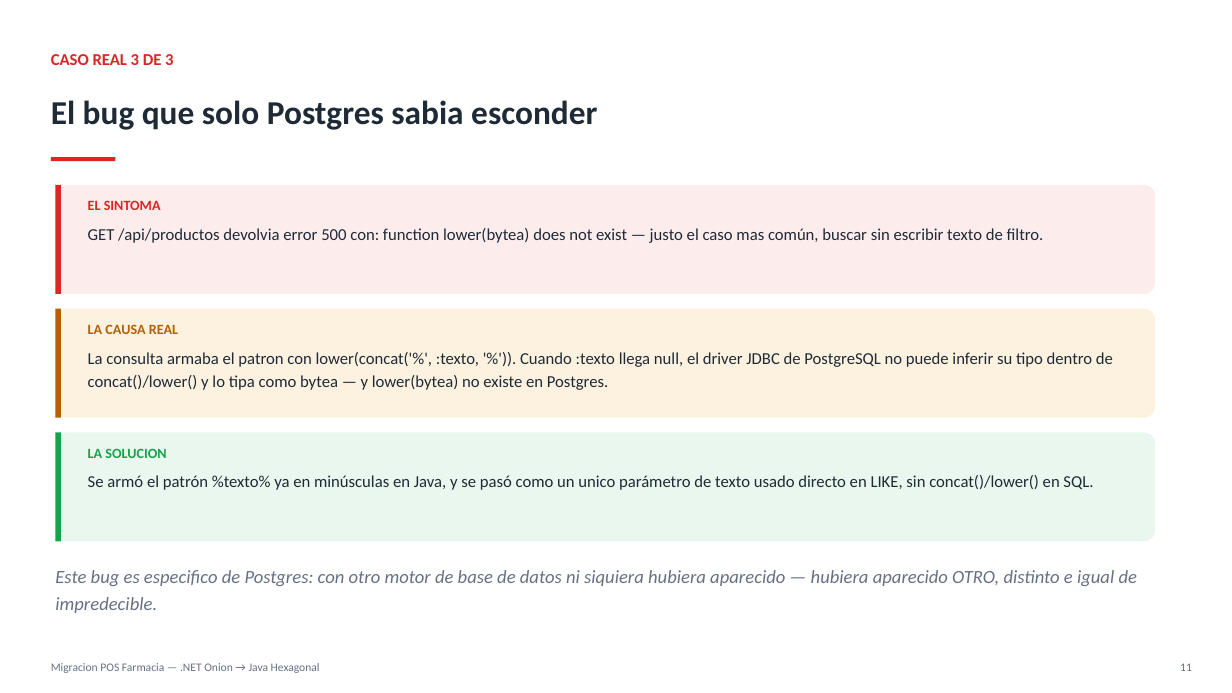
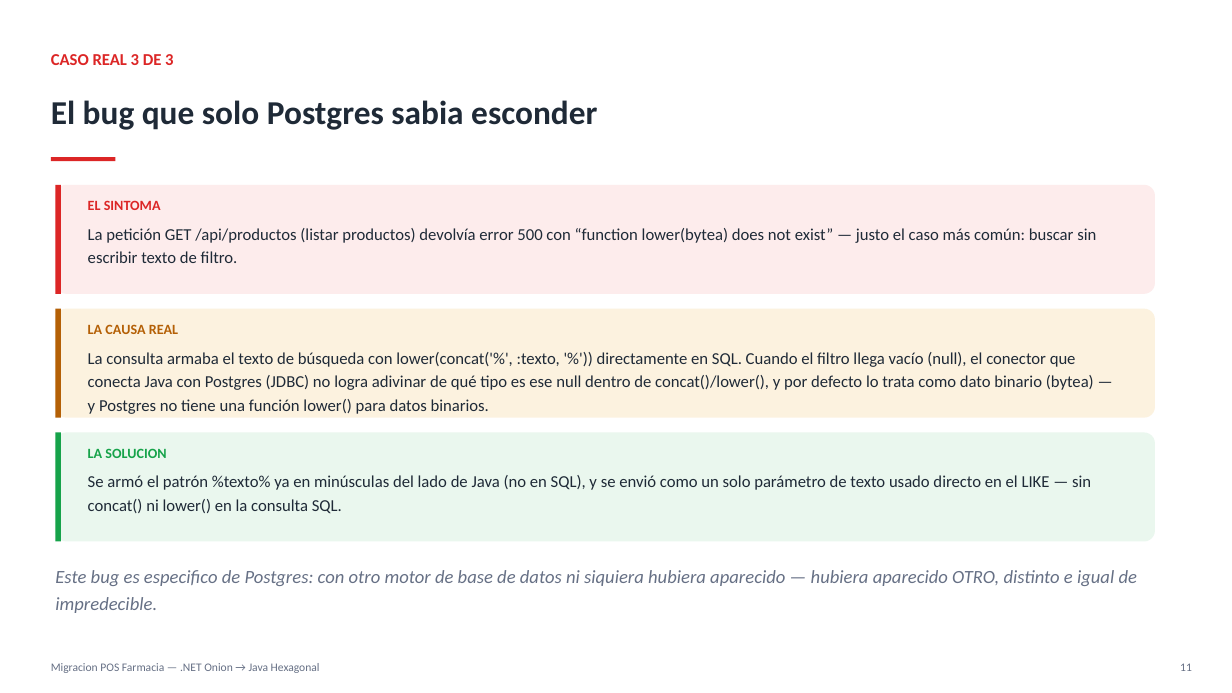
Before and after one commit to DavidXavi/farmacia_post_venta_hexagonal, a slide deck: slide 11 of docs/Complejidad_Migracion_NET_a_Java_Hexagonal.pptx. Drawn at 1232x693 pixels with LibreOffice and Linux fonts; fonts in the diff are those of the drawing. Boxes give left, top, right and bottom in pixels: in the first picture for what was removed or moved away, otherwise in the second. Text is boxed around its words. In the diff, an @@ line names an element or a change of style, - is before the commit and + after.

```diff
--- a/docs/Complejidad_Migracion_NET_a_Java_Hexagonal.pptx
+++ b/docs/Complejidad_Migracion_NET_a_Java_Hexagonal.pptx
@@ text at (88,228,1096,263): text changed @@
-GET /api/productos devolvia error 500 con: function lower(bytea) does not exist — justo el caso mas común, buscar sin escribir texto de filtro.
+La petición GET /api/productos (listar productos) devolvía error 500 con “function lower(bytea) does not exist” — justo el caso más común: buscar sin escribir texto de filtro.
@@ text at (88,352,1094,414): text changed @@
-La consulta armaba el patron con lower(concat('%', :texto, '%')). Cuando :texto llega null, el driver JDBC de PostgreSQL no puede inferir su tipo dentro de concat()/lower() y lo tipa como bytea — y lower(bytea) no existe en Postgres.
+La consulta armaba el texto de búsqueda con lower(concat('%', :texto, '%')) directamente en SQL. Cuando el filtro llega vacío (null), el conector que conecta Java con Postgres (JDBC) no logra adivinar de qué tipo es ese null dentro de concat()/lower(), y por defecto lo trata como dato binario (bytea) — y Postgres no tiene una función lower() para datos binarios.
@@ text at (88,475,1091,513): text changed @@
-Se armó el patrón %texto% ya en minúsculas en Java, y se pasó como un unico parámetro de texto usado directo en LIKE, sin concat()/lower() en SQL.
+Se armó el patrón %texto% ya en minúsculas del lado de Java (no en SQL), y se envió como un solo parámetro de texto usado directo en el LIKE — sin concat() ni lower() en la consulta SQL.
```
Also in this commit, not shown: 6 other slides changed, 1 slide removed.
